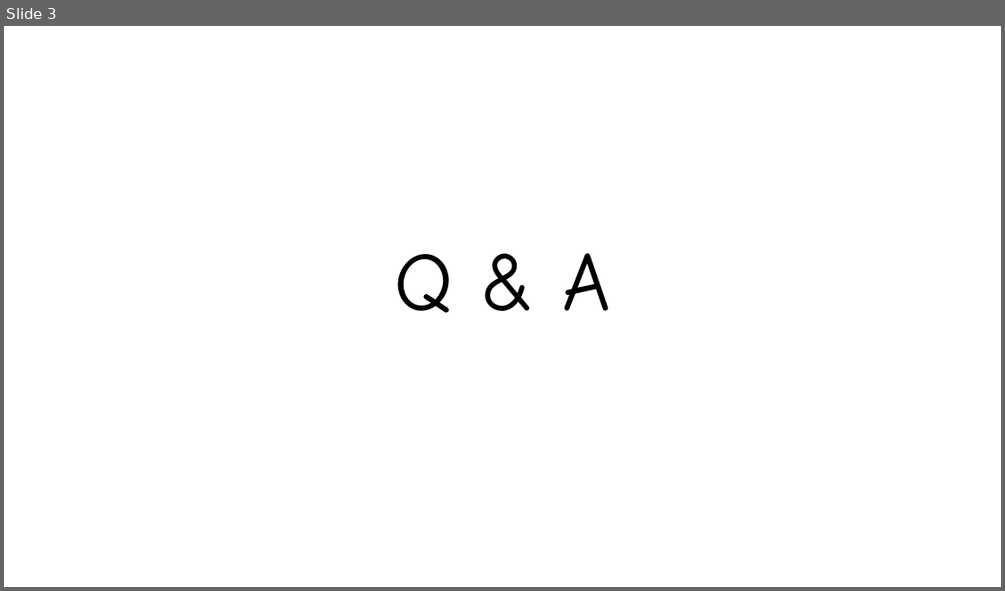
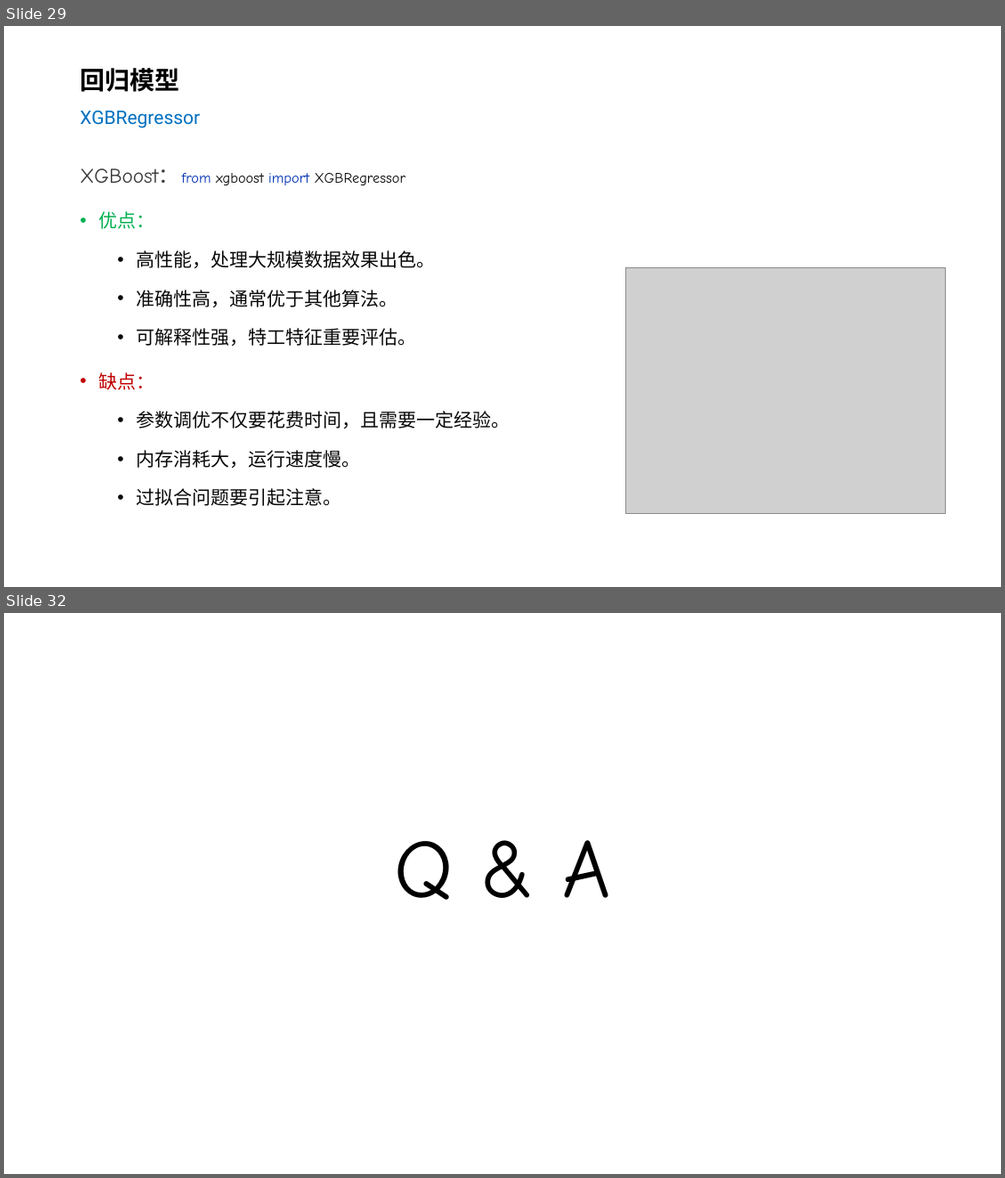
Before and after one commit to silentbalanceyh/cda-exam, a slide deck: ppt/06.模型选择.pptx. Shown one above the other, each under a label of ours: slide 3 before the commit, slides 29 and 32 after it; the slides between them are not shown. The pictures are 1005x591 and 1005x1178 pixels, drawn with LibreOffice and Linux fonts; fonts in the diff are those of the drawing; grey boxes stand for pictures; background and template pictures are left out. Boxes give left, top, right and bottom in pixels: in the first picture for what was removed or moved away, otherwise in the second. Text is boxed around its words. In the diff, an @@ line names an element or a change of style, - is before the commit and + after.

Commit message:
模型选择

```diff
--- a/ppt/06.模型选择.pptx
+++ b/ppt/06.模型选择.pptx
@@ slide 29 added at (x1=4, y1=26, x2=1001, y2=587), background #FFFFFF @@
@@ title added at (x1=80, y1=68, x2=200, y2=128), 18 pt, text #0070C0 @@
+回归模型
+XGBRegressor
@@ text added at (x1=80, y1=168, x2=510, y2=506), 18 pt, text #080808 @@
+XGBoost： from xgboost import XGBRegressor
+• 优点：
+  • 高性能，处理大规模数据效果出色。
+  • 准确性高，通常优于其他算法。
+  • 可解释性强，特工特征重要评估。
+• 缺点：
+  • 参数调优不仅要花费时间，且需要一定经验。
+  • 内存消耗大，运行速度慢。
+  • 过拟合问题要引起注意。
@@ picture added at (x1=626, y1=267, x2=945, y2=514) @@
@@ what was slide 3 is now slide 32 @@
```
Also in this commit, not shown: 2 slides changed, 28 other slides added, 2 other files.
